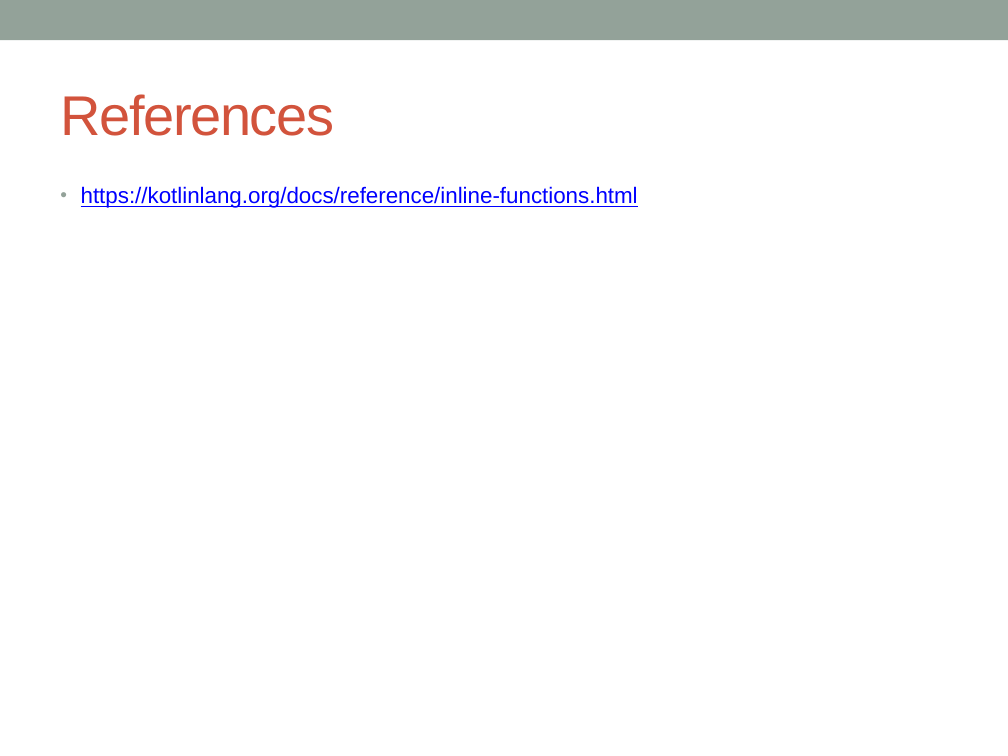
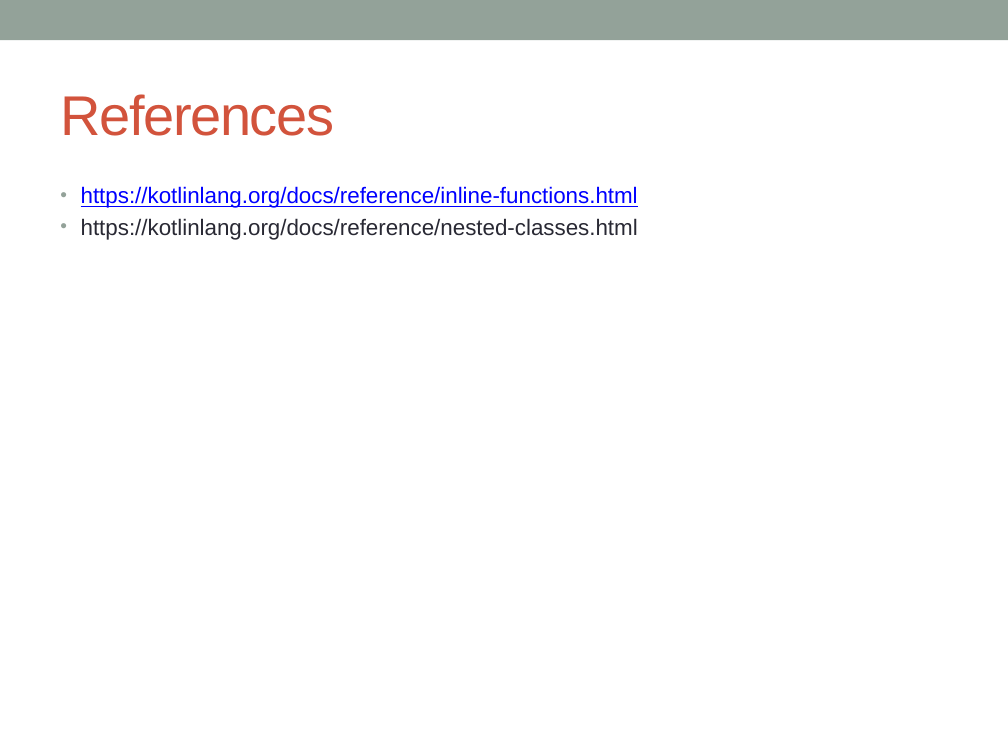
Before and after one commit to notionquest/ProjectDocumentation, a slide deck: slide 21 of Kotlin.pptx (slide 5 before the commit). Drawn at 1008x756 pixels with LibreOffice and Linux fonts; fonts in the diff are those of the drawing. Boxes give left, top, right and bottom in pixels: in the first picture for what was removed or moved away, otherwise in the second. Text is boxed around its words. In the diff, an @@ line names an element or a change of style, - is before the commit and + after.

Commit message:
Kotlin lang features

```diff
--- a/Kotlin.pptx
+++ b/Kotlin.pptx
@@ text at <box>81,218,638,240</box>: paragraph added @@
+• https://kotlinlang.org/docs/reference/nested-classes.html
```
Also in this commit, not shown: 16 slides added.
